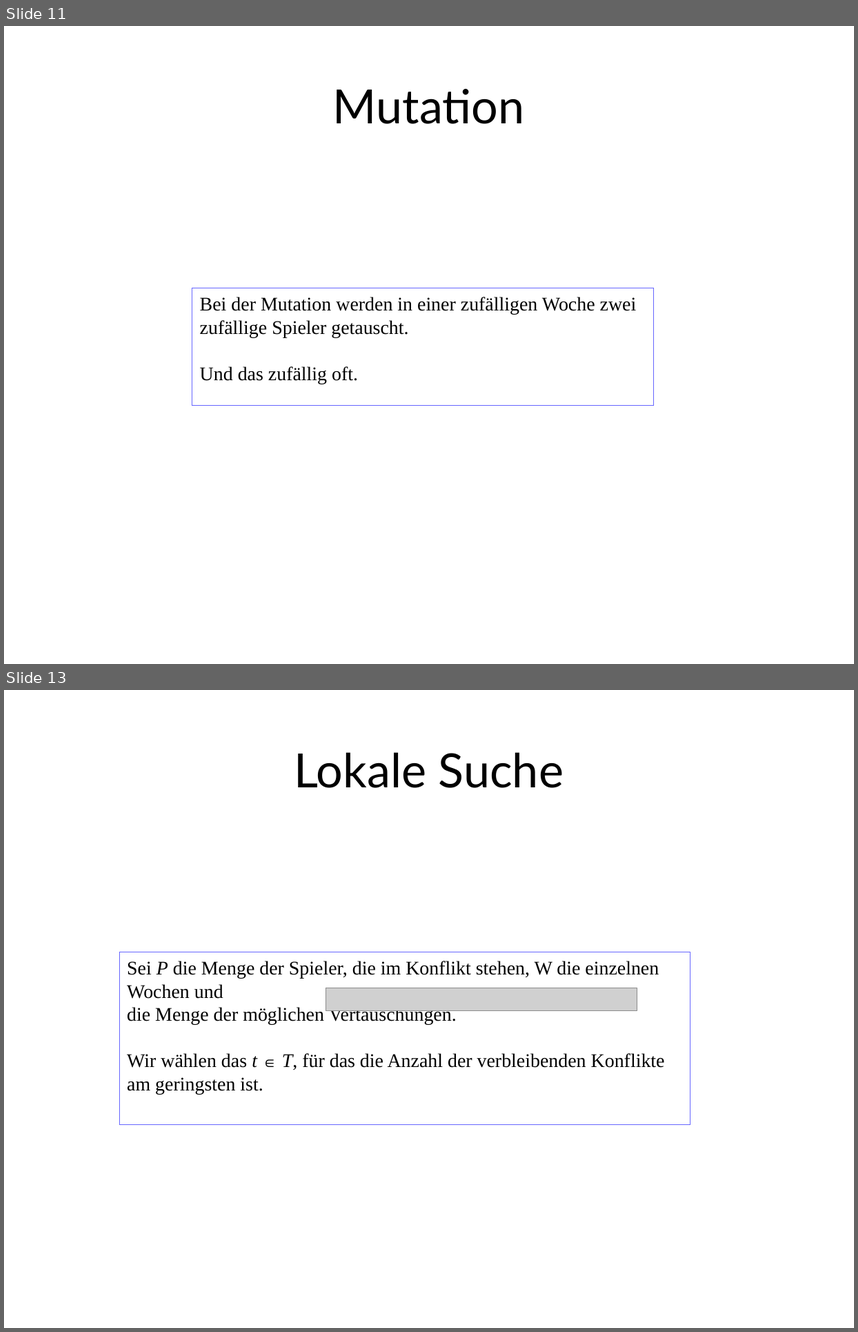
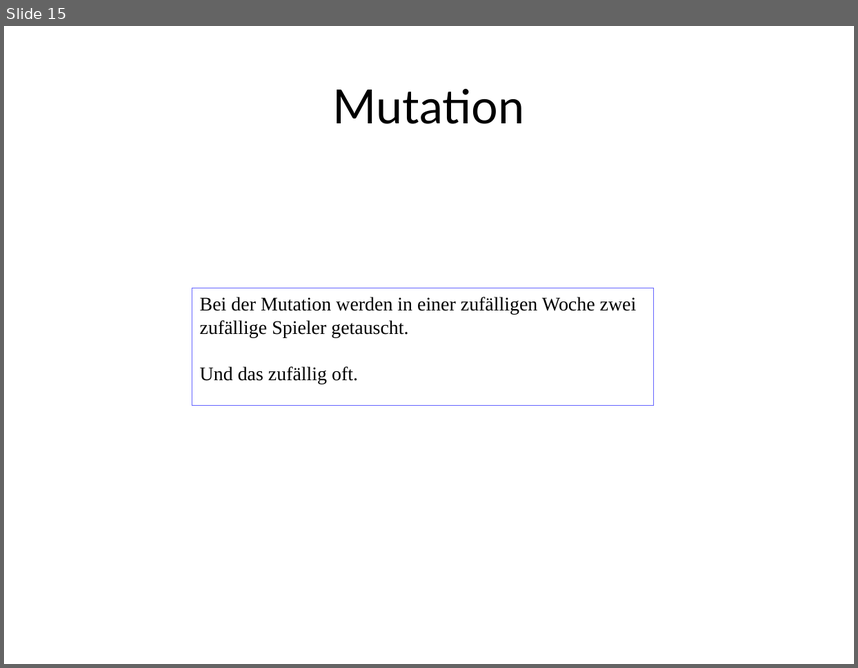
Before and after one commit to RincewindWizzard/social-golfers, a slide deck: presentation/DennisLindemannSocialGolferProblem.odp. Shown one above the other, each under a label of ours: slides 11 and 13 before the commit, slide 15 after it; the slides between them are not shown. The pictures are 858x1332 and 858x668 pixels, drawn with LibreOffice and Linux fonts; fonts in the diff are those of the drawing; grey boxes stand for pictures. Boxes give left, top, right and bottom in pixels: in the first picture for what was removed or moved away, otherwise in the second. Text is boxed around its words. In the diff, an @@ line names an element or a change of style, - is before the commit and + after.

```diff
--- a/presentation/DennisLindemannSocialGolferProblem.odp
+++ b/presentation/DennisLindemannSocialGolferProblem.odp
@@ slide 13 removed at <box>4,690,854,1328</box>, background #FFFFFF @@
@@ title removed at <box>294,752,564,788</box> @@
-Lokale Suche
@@ rectangle removed at <box>120,952,691,1124</box> @@
-Sei P die Menge der Spieler, die im Konflikt stehen, W die einzelnen Wochen und
-die Menge der möglichen Vertauschungen.
-Wir wählen das t ∈ T, für das die Anzahl der verbleibenden Konflikte am geringsten ist.
@@ picture removed at <box>326,988,637,1011</box> @@
@@ what was slide 11 is now slide 15 @@
```
Also in this commit, not shown: 5 slides changed, 11 slides added, 4 other slides removed, 1 other file.
